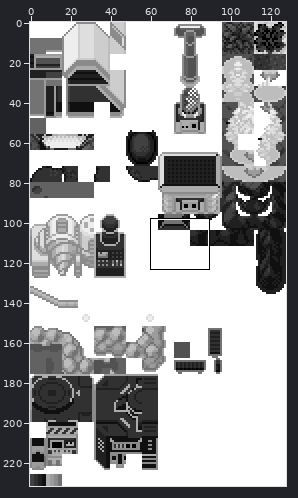
A sprite sheet gets an edit: data/tilesets/secondary/lavaridge/tiles.png. Above: a wide view before the commit, with the close-up outlined.
Close-up. Before:
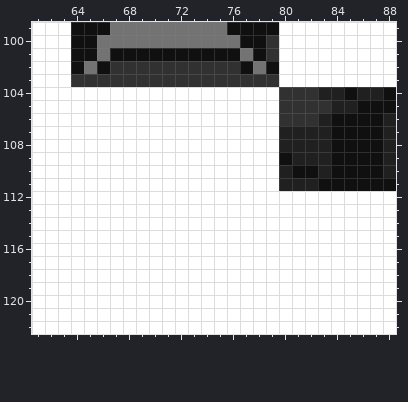
The file is 128x232 pixels. Shown: x 61..88, y 99..122.
Once edited:
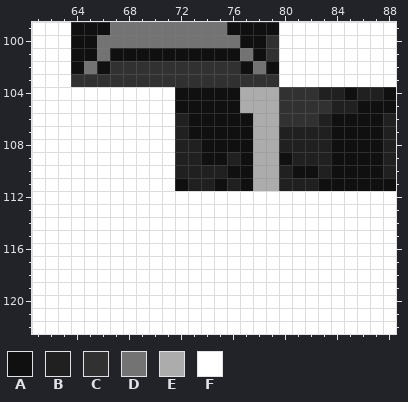
Palette (. is transparent): A #101010  B #202020  C #313131  D #737373  E #acacac  F #ffffff
The exact change:
@@ x 70..81 @@
 103 CCCCCCCCCCFF
-104 FFFFFFFFFFCC
-105 FFFFFFFFFFCC
-106 FFFFFFFFFFCC
-107 FFFFFFFFFFBB
-108 FFFFFFFFFFBB
-109 FFFFFFFFFFAB
-110 FFFFFFFFFFBA
-111 FFFFFFFFFFBB
+104 FFAAAAAEEECC
+105 FFAAAAAEEECC
+106 FFBAAAAAEECC
+107 FFBAAAAAEEBB
+108 FFBBAAAAEEBB
+109 FFBBAABAEEAB
+110 FFBBBBAAEEBA
+111 FFABBABAEEBB
 112 FFFFFFFFFFFF
